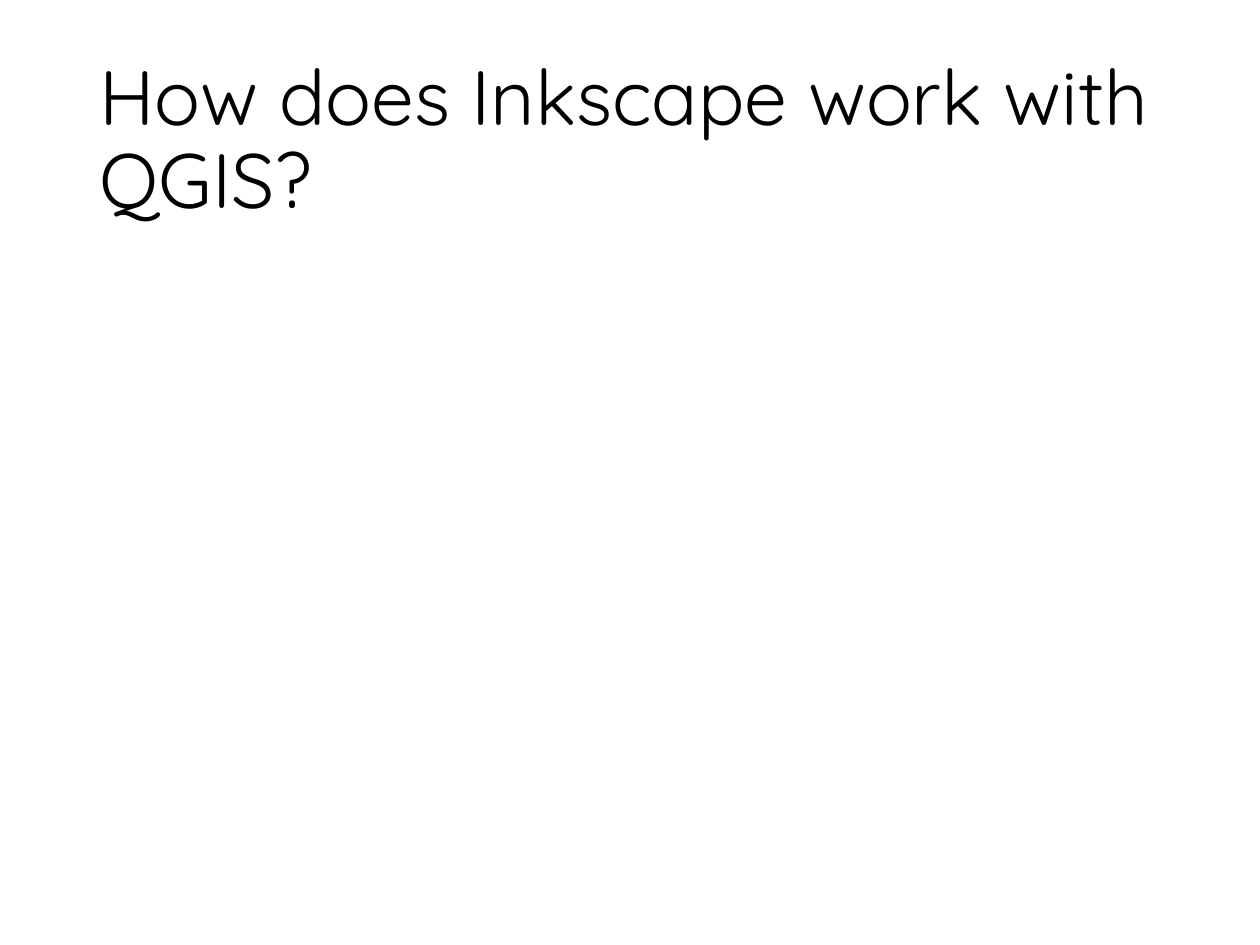
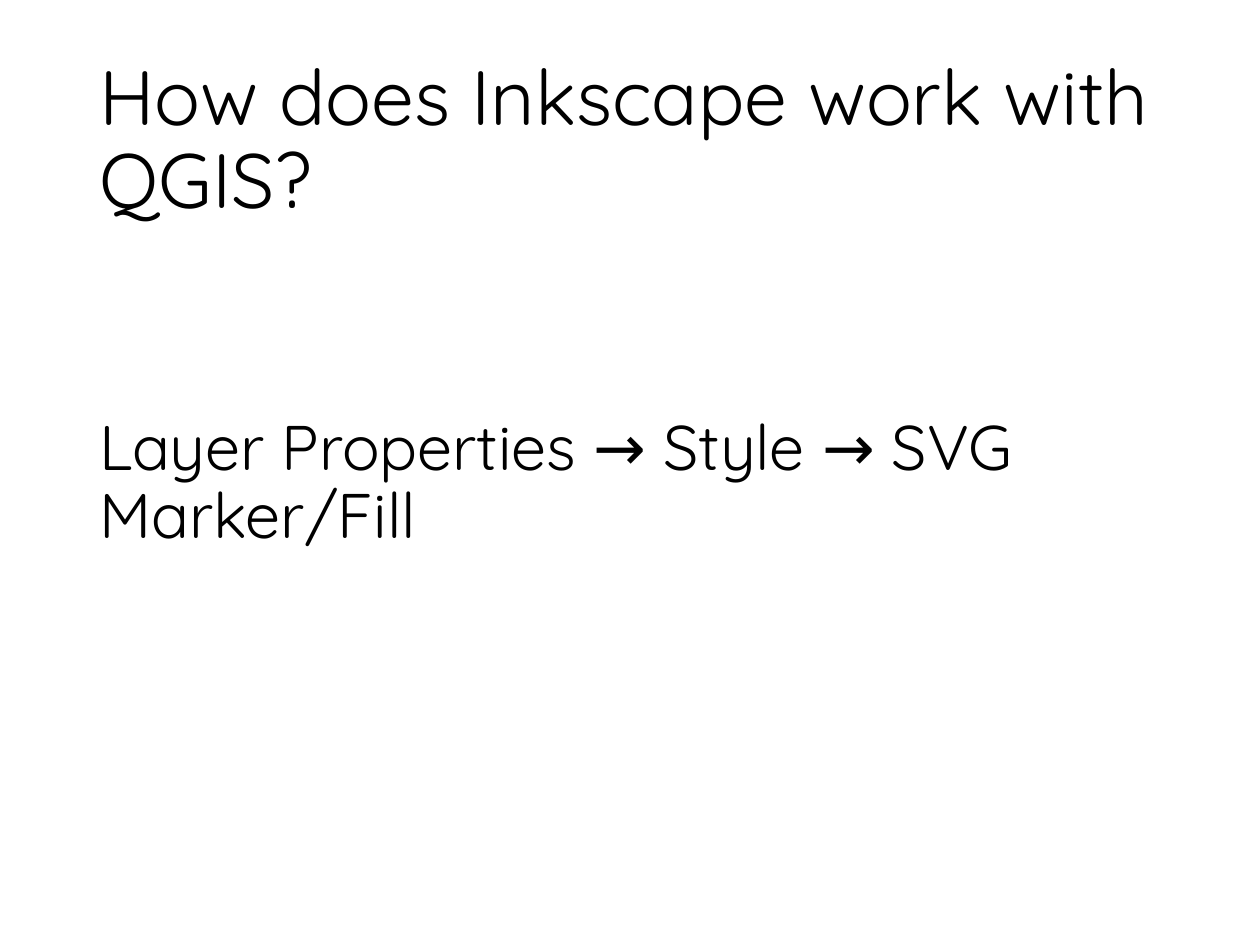
Before and after one commit to MicheleTobias/OpenSourceCartography, a slide deck: slide 7 of Talk/Slides/Custom QGIS Symbols with Inkscape.pptx. Drawn at 1260x945 pixels with LibreOffice and Linux fonts; fonts in the diff are those of the drawing; background and template pictures are left out. Boxes give left, top, right and bottom in pixels: in the first picture for what was removed or moved away, otherwise in the second. Text is boxed around its words. In the diff, an @@ line names an element or a change of style, - is before the commit and + after.

```diff
--- a/Talk/Slides/Custom QGIS Symbols with Inkscape.pptx
+++ b/Talk/Slides/Custom QGIS Symbols with Inkscape.pptx
@@ text added at (99, 423, 1012, 546), 36 pt, text #000000 @@
+Layer Properties → Style → SVG Marker/Fill
```
Also in this commit, not shown: 2 other slides changed, 6 slides added, 1 slide removed, 3 other files.
